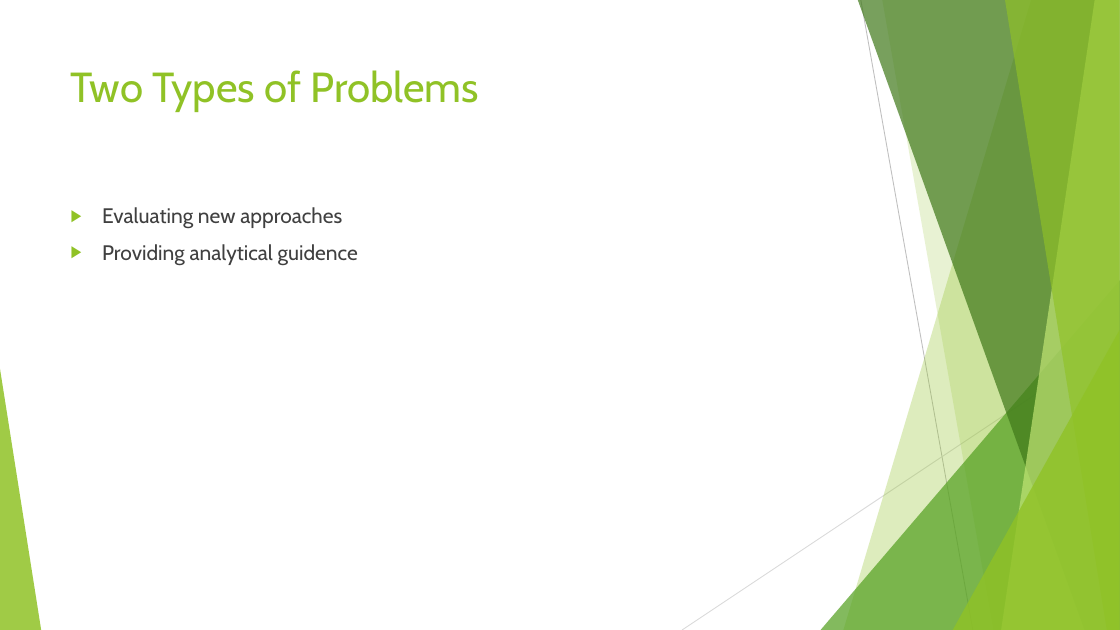
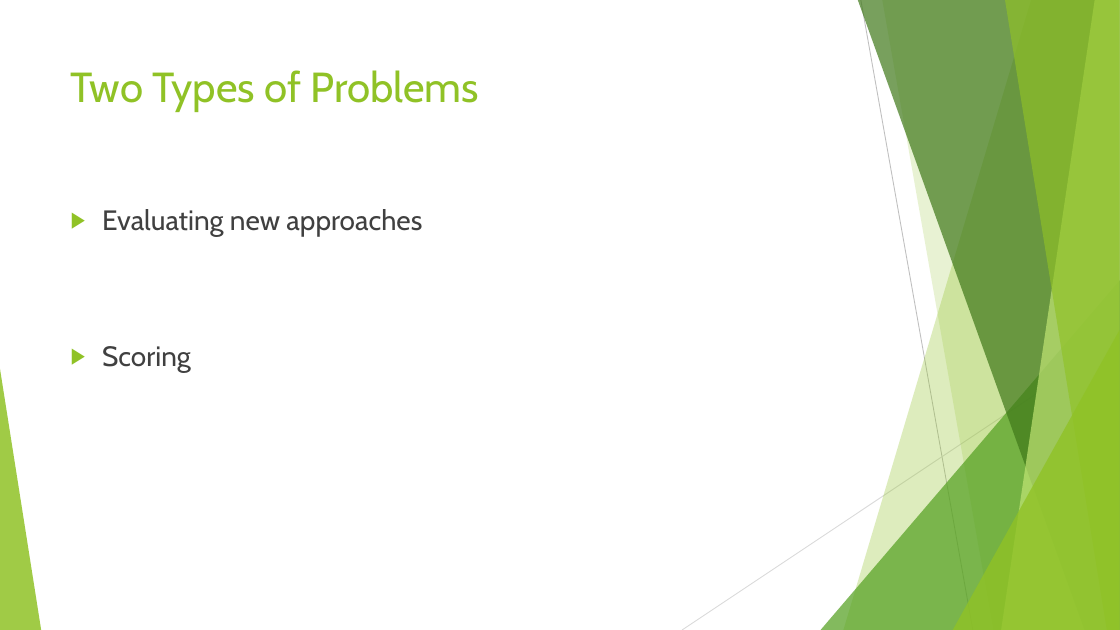
Before and after one commit to anhualin/MyLearning, a slide deck: slide 3 of FDA2018/FDA_Presentation.pptx (slide 4 before the commit). Drawn at 1120x630 pixels with LibreOffice and Linux fonts; fonts in the diff are those of the drawing. Boxes give left, top, right and bottom in pixels: in the first picture for what was removed or moved away, otherwise in the second. Text is boxed around its words. In the diff, an @@ line names an element or a change of style, - is before the commit and + after.

```diff
--- a/FDA2018/FDA_Presentation.pptx
+++ b/FDA2018/FDA_Presentation.pptx
@@ text at [102,209,422,237]: size 18 to 24 pt in "Evaluating new approaches" @@
@@ text at [102,346,191,372]: text changed; size 18 to 24 pt @@
-▶ Providing analytical guidence
+▶ Scoring
```
Also in this commit, not shown: 18 other slides changed, 13 slides added, 1 slide removed, 6 other files.
